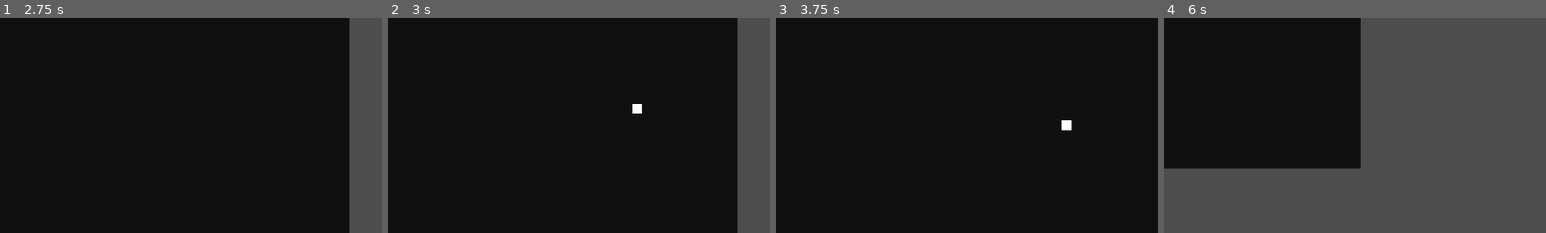
Above: before the commit, frames 1-4 (left to right).
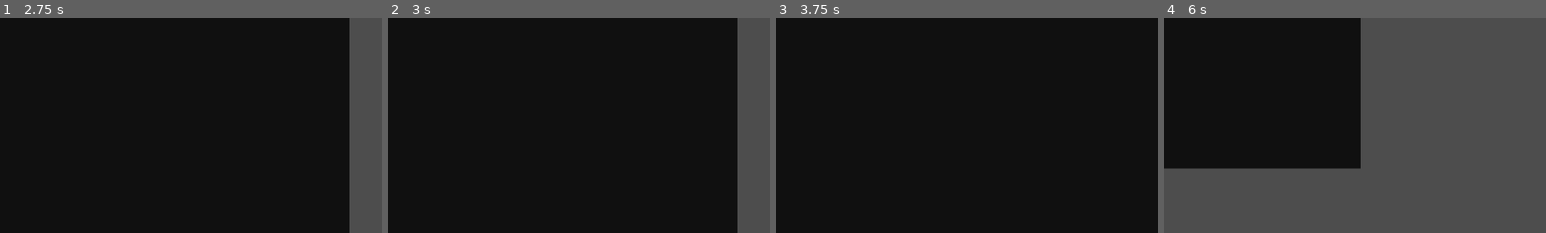
Above: after the commit, the same moments.

Repository: P3NG00/ConwaysGameOfLife_Godot
Game: Godot game, scene res://main.tscn
Two runs of this game, one before a commit and one after it. Both use one fixed random seed, a clock stepped at 60 frames per second and the inputs below.
Inputs (mouse positions are % of the whole screen's width and height, from its top left):
- Up to frame 1 (2.75 s): tap Enter at 0.5, 2 s; move the mouse to (72, 45) at 0.52 s; hold Right mouse button (cgol_drag_view) 0.53-1.28 s; tap Space (cgol_next_frame, bound only before the commit) at 1.25, 2.1 s; move the mouse to (30, 55) at 1.27 s; tap Shift (cgol_next_frame, bound only after the commit) at 1.35 s; move the mouse to (60, 28) at 2.02 s
- Up to frame 2 (3 s): tap Space (cgol_next_frame, bound only before the commit) at 2.75 s; move the mouse to (45, 70) at 2.77 s; click (45, 70) at 2.85 s
- Up to frame 3 (3.75 s): tap Enter at 3.5 s; move the mouse to (80, 65) at 3.52 s; tap Mouse wheel up (cgol_zoom_in) at 3.6 s
- Up to frame 4 (6 s): tap Space (cgol_next_frame, bound only before the commit) at 4.25 s; move the mouse to (20, 35) at 4.27 s; tap Mouse wheel down (cgol_zoom_out) at 4.35 s; move the mouse to (55, 50) at 5.02 s; hold Right mouse button (cgol_drag_view) 5.03-5.78 s; move the mouse to (35, 25) at 5.77 s; tap Shift (cgol_next_frame, bound only after the commit) at 5.85 s
The pictures show only the part of the screen within x 12-62%, y 50-100%; the shares and areas given below are measured in that part.

Frame 1 is identical in both runs. In frame 2, 0.1% of the frame differs, in the area x 64-67%, y 40-45%; in frame 3, 0.1%, in the area x 74-78%, y 47-53%; in frame 4, nothing differs.

Commit message:
added play/pause button

Diff:
--- a/main.gd
+++ b/main.gd
@@ -15,8 +15,12 @@
     Vector2i(-1,  1), Vector2i(0,  1), Vector2i(1,  1),
 ]
 
+# references
+@onready var timer: Timer = $Timer
+
 # cell variables
 static var current_state: bool = false
+var paused: bool = true
 var cells: Array[Cell]
 
 # display variables
@@ -137,7 +141,14 @@
     create_cells()
 
 func _process(_delta: float) -> void:
-    # TODO add play/pause
+    # play/pause
+    if Input.is_action_just_pressed('cgol_play_pause'):
+        if paused:
+            timer.start()
+            paused = false
+        else:
+            timer.stop()
+            paused = true
     # next frame
     if Input.is_action_just_pressed('cgol_next_frame'):
         next_frame()
--- a/main.tscn
+++ b/main.tscn
@@ -12,3 +12,8 @@
 size_flags_horizontal = 3
 size_flags_vertical = 3
 script = ExtResource("1_0fcyj")
+
+[node name="Timer" type="Timer" parent="."]
+wait_time = 0.1
+
+[connection signal="timeout" from="Timer" to="." method="next_frame"]
--- a/project.godot
+++ b/project.godot
@@ -22,9 +22,14 @@
 
 [input]
 
+cgol_play_pause={
+"deadzone": 0.5,
+"events": [Object(InputEventKey,"resource_local_to_scene":false,"resource_name":"","device":-1,"window_id":0,"alt_pressed":false,"shift_pressed":false,"ctrl_pressed":false,"meta_pressed":false,"pressed":false,"keycode":0,"physical_keycode":32,"key_label":0,"unicode":32,"echo":false,"script":null)
+]
+}
 cgol_next_frame={
 "deadzone": 0.5,
-"events": [Object(InputEventKey,"resource_local_to_scene":fa …(140 unchanged characters)… d":false,"keycode":0,"physical_keycode":32,"key_label":0,"unicode":32,"echo":false,"script":null)
+"events": [Object(InputEventKey,"resource_local_to_scene":fa …(140 unchanged characters)… d":false,"keycode":0,"physical_keycode":4194325,"key_label":0,"unicode":0,"echo":false,"script":null)
 ]
 }
 cgol_toggle_cell={
